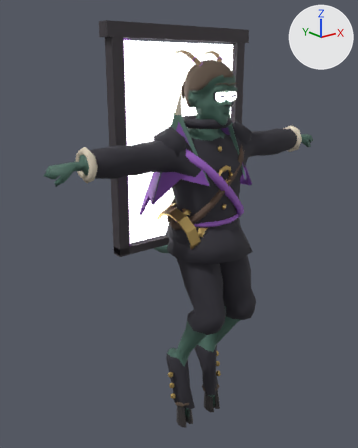
The glTF model game/assets/genius/forms/demon-door-left-ajar.glb: old version first, new version second.
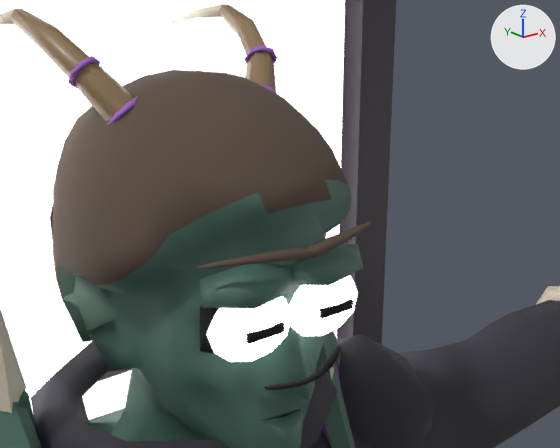
Old and new are each drawn whole from a 50 mm camera at (-0.517, -0.589, 0.617) aimed at (0.015, 0.075, 0.351) and again close up from a 50 mm camera at (-0.101, -0.175, 0.649) aimed at (0.001, -0.048, 0.598). Arrows for +X, +Y and +Z are at upper right; the lights stay in place. The older version's two pictures come first. Vertices at exactly the same position are counted once.

Before the edit, the objects in view are built like this:
```python
ob_blink_eye_l = bpy.data.objects.new('blink_eye_l', me_blink_eye_l)
ob_blink_eye_l.location = (0.0101, -0.0456, 0.5789)
ob_blink_eye_r = bpy.data.objects.new('blink_eye_r', me_blink_eye_r)
ob_blink_eye_r.location = (-0.0101, -0.0456, 0.5789)
ob_body = bpy.data.objects.new('Body', me_body)
ob_body.location = (0.0, 0.0, 0.0)
ob_glide_wing_l = bpy.data.objects.new('glide_wing_l', me_glide_wing_l)
ob_glide_wing_l.location = (0.0209, 0.019, 0.4865)
# also in view: 'glide_wing_r' at (-0.049, 0.008, 0.469)
```
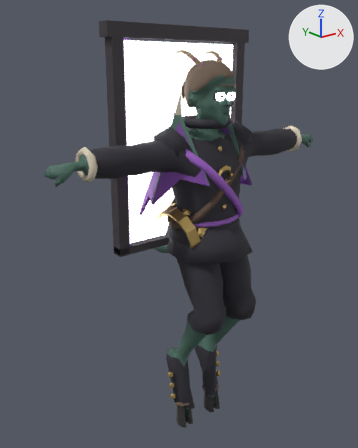
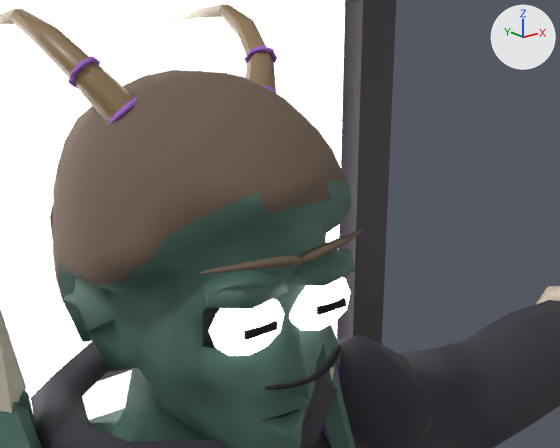
Changed parts and their boxes (x1, y1, x2, y2) in the close-ups (560 x 448 px; the box of a moved part takes in the faces that stretch with it):
'Body', recoloured, reshaped
    both: (0, 0, 560, 448)
'blink_eye_r', moved, rescaled (11% narrower, 13% shorter)
    before: (206, 296, 292, 362)
    after: (209, 299, 285, 356)
'blink_eye_l', moved, rescaled (10% narrower, 11% shorter)
    before: (289, 275, 358, 336)
    after: (289, 277, 351, 331)
part 1 of me_body, moved or reshaped
    before: (291, 244, 364, 285)
    after: (293, 249, 355, 286)
part 2 of me_body, moved or reshaped
    before: (200, 263, 297, 308)
    after: (203, 270, 288, 309)
part 3 of me_body, moved or reshaped
    before: (299, 222, 371, 262)
    after: (300, 230, 363, 265)
part 4 of me_body, moved or reshaped
    before: (197, 248, 316, 269)
    after: (200, 255, 305, 274)
part 5 of me_body, moved or reshaped
    before: (200, 306, 219, 354)
    after: (203, 308, 220, 349)

What changed in the scene script:
```text
Change mat_fur_sable:
    mat_fur_sable.base_color: (0.1, 0.07, 0.05) -> (0.15, 0.105, 0.075)  # brown #594b3f -> brown #6c5b4d
Change me_body:
    where me_body.from_pydata(...)  # 2727 vertices, 5114 faces; spans x -0.266..0.266, y -0.093..0.226, z 0.0..0.679
    used by ob_body; location = (0.0, 0.0, 0.0)
    me_body part 1: the loose piece of 12 vertices spanning x -0.002..0.022, y -0.058..-0.045, z 0.583..0.593 is scaled about its middle by 0.888, then moved by (0.0, 0.001, -0.001)
    me_body part 2: the loose piece of 12 vertices spanning x -0.022..0.002, y -0.058..-0.045, z 0.583..0.593 is scaled about its middle by 0.888, then moved by (0.0, 0.001, -0.001)
    me_body part 3: the loose piece of 35 vertices spanning x -0.002..0.024, y -0.061..-0.053, z 0.593..0.597 is scaled about its middle by 0.887, then moved by (0.0, 0.002, -0.002)
    me_body part 4: the loose piece of 35 vertices spanning x -0.024..0.002, y -0.061..-0.053, z 0.593..0.597 is scaled about its middle by 0.887, then moved by (0.0, 0.002, -0.002)
    me_body part 5: the loose piece of 12 vertices spanning x -0.021..0.001, y -0.053..-0.044, z 0.569..0.589 is scaled about its middle by 0.888, then moved by (0.0, 0.001, 0.0)
Change me_blink_eye_l:
    used by ob_blink_eye_l; location = (0.0101, -0.0456, 0.5789)
    remove me_blink_eye_l.from_pydata(...)  # 50 vertices, 92 faces; spans x -0.0102..0.0102, y -0.0121..-0.0006, z -0.0084..0.0084
    add me_blink_eye_l.from_pydata(...)  # 50 vertices, 92 faces; spans x -0.009..0.009, y -0.0107..-0.0005, z -0.0074..0.0074
    me_blink_eye_l part 6: the whole mesh is scaled about the mesh origin by 0.887
Change me_blink_eye_r:
    used by ob_blink_eye_r; location = (-0.0101, -0.0456, 0.5789)
    remove me_blink_eye_r.from_pydata(...)  # 50 vertices, 92 faces; spans x -0.0102..0.0102, y -0.0121..-0.0006, z -0.0084..0.0084
    add me_blink_eye_r.from_pydata(...)  # 50 vertices, 92 faces; spans x -0.009..0.009, y -0.0107..-0.0005, z -0.0074..0.0074
    me_blink_eye_r part 7: the whole mesh is scaled about the mesh origin by 0.887
Change ob_blink_eye_l:
    ob_blink_eye_l.location: (0.0101, -0.0456, 0.5789) -> (0.0101, -0.0452, 0.5789)
Change ob_blink_eye_r:
    ob_blink_eye_r.location: (-0.0101, -0.0456, 0.5789) -> (-0.0101, -0.0452, 0.5789)
```
